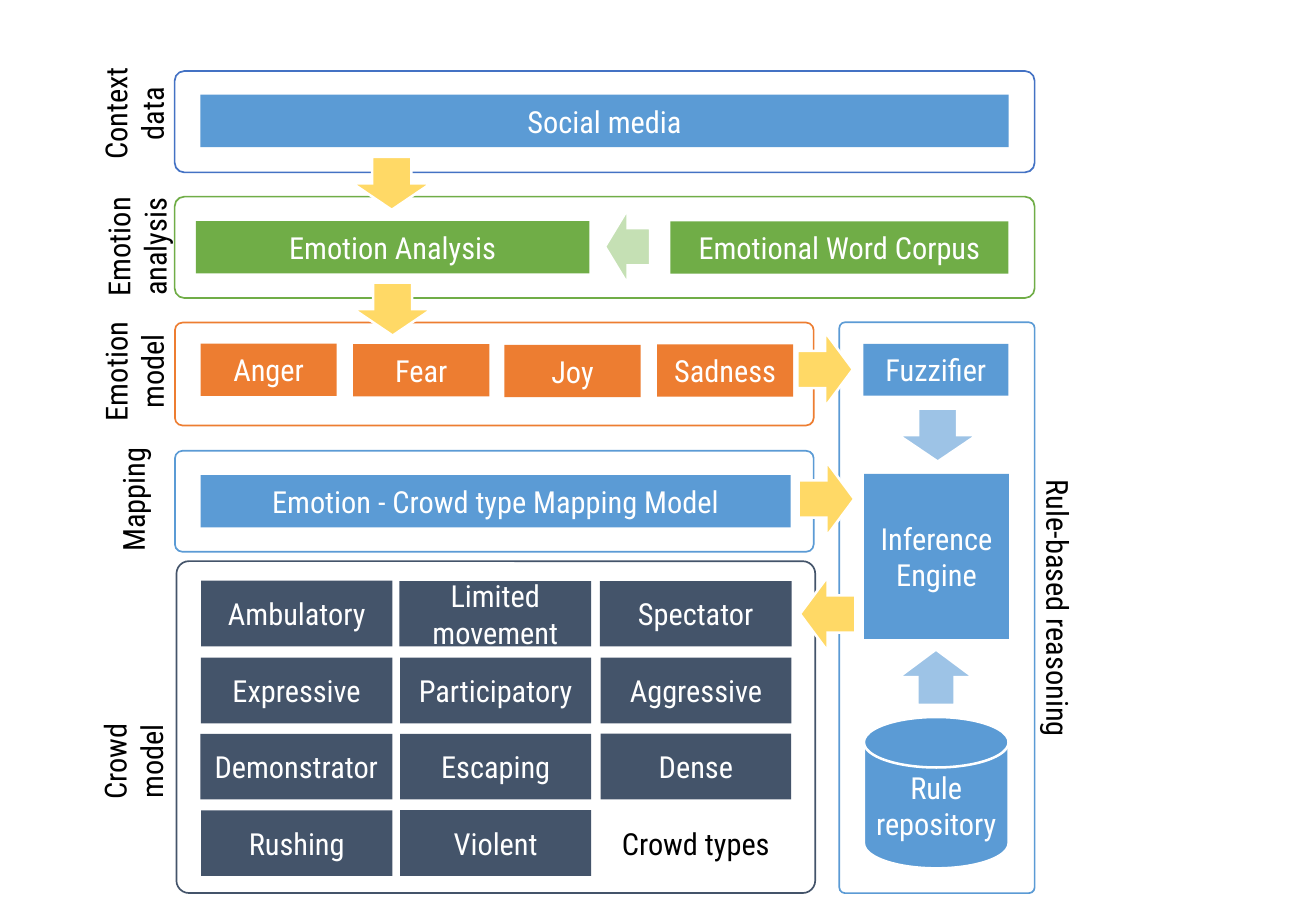
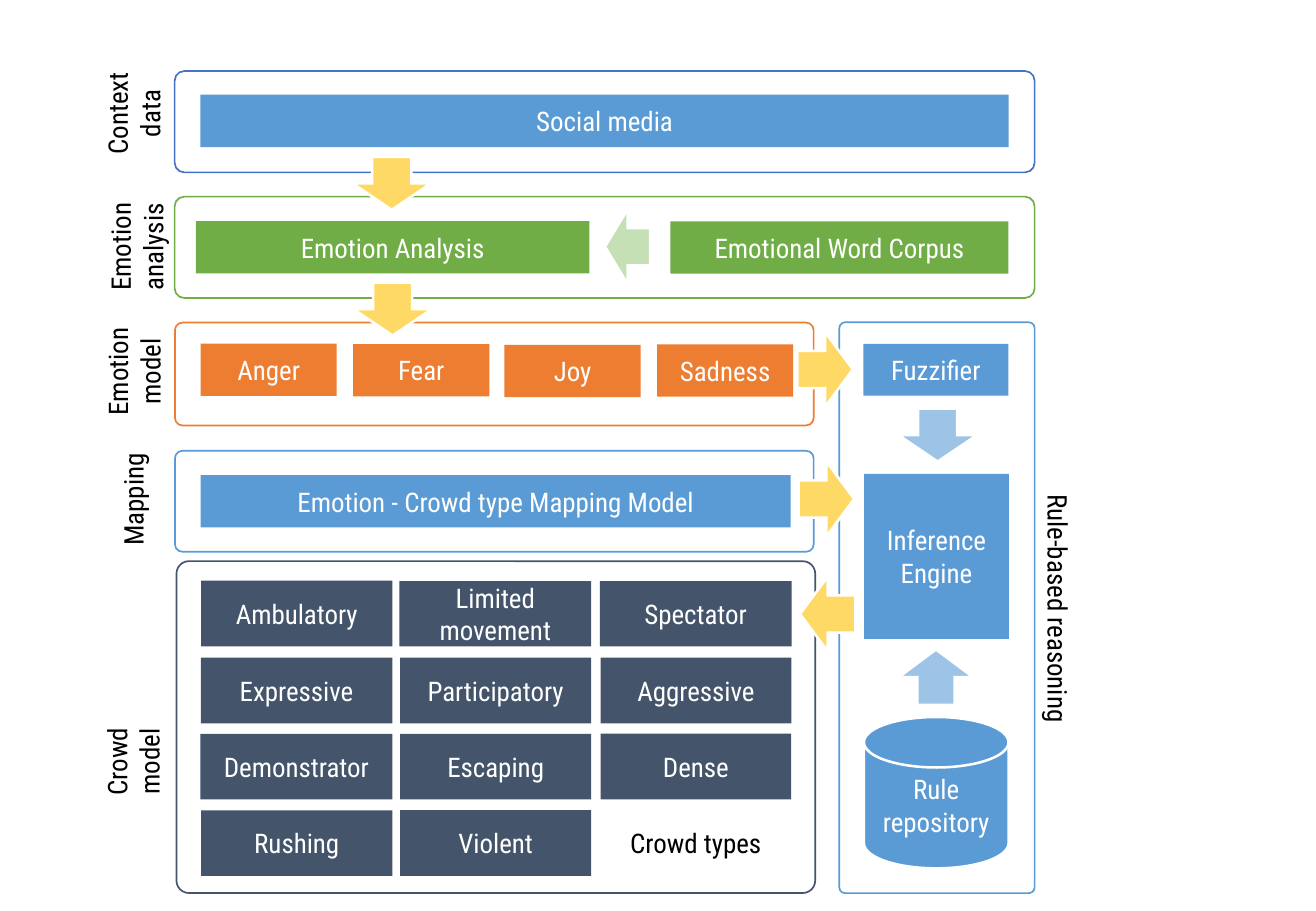
Before and after one commit to romyngo/mcm-thesis, a slide deck: slide 2 of Drawings/Drawing.pptx. Drawn at 1316x911 pixels with LibreOffice and Linux fonts; fonts in the diff are those of the drawing. Boxes give left, top, right and bottom in pixels: in the first picture for what was removed or moved away, otherwise in the second. Text is boxed around its words. In the diff, an @@ line names an element or a change of style, - is before the commit and + after.

```diff
--- a/Drawings/Drawing.pptx
+++ b/Drawings/Drawing.pptx
@@ size 18 to 16 pt in 29 elements at <box>103,211,171,288</box>, <box>200,344,337,396</box>, <box>504,345,640,397</box>, <box>354,344,490,396</box>, <box>657,345,793,397</box>, <box>99,734,167,794</box>, <box>100,81,168,152</box>, <box>200,475,791,527</box>, <box>100,336,168,413</box>, <box>202,581,392,646</box>, <box>400,581,592,646</box>, <box>600,581,792,646</box>, <box>400,657,591,723</box>, <box>200,659,392,724</box>, <box>600,657,791,723</box>, <box>200,734,392,800</box>, <box>400,734,591,800</box>, <box>600,734,791,800</box>, <box>202,811,392,876</box>, <box>400,811,591,876</box>, <box>630,832,761,859</box>, <box>864,344,1009,396</box>, <box>864,474,1009,639</box>, <box>864,717,1009,869</box>, <box>1040,505,1076,720</box>, <box>200,95,1009,147</box>, <box>196,221,589,273</box>, <box>671,221,1009,273</box>, <box>115,462,151,542</box> @@
```
Also in this commit, not shown: 2 other files.
